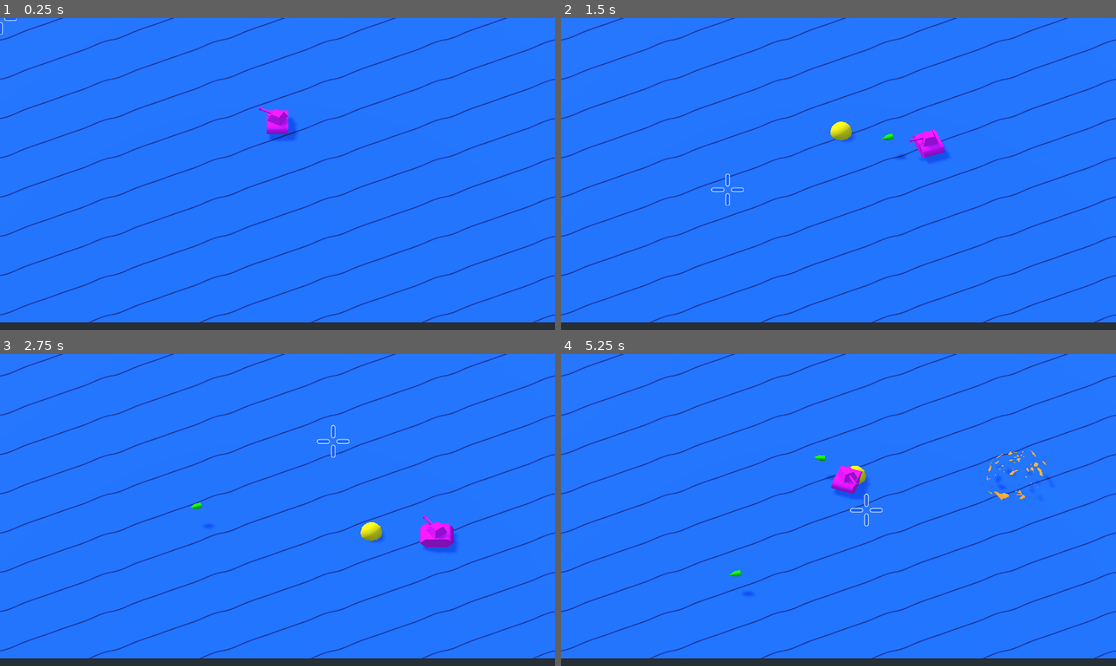
Above: before the commit, frames 1-4 (two rows, left to right).
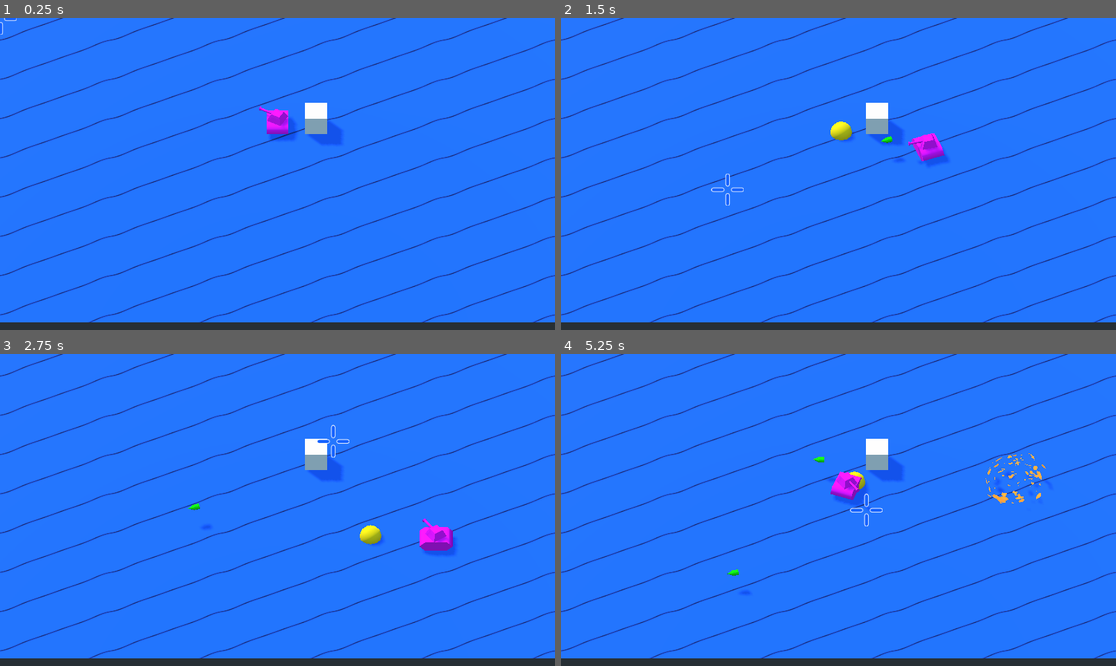
Above: after the commit, the same moments.

Repository: Hasnep/combatanks
Game: Godot game, scene res://World.tscn
Two runs of this game, one before a commit and one after it. Both use one fixed random seed, a clock stepped at 60 frames per second and the inputs below.
Inputs (mouse positions are in pixels of both pictures, inside the frame that each line leads up to):
- Up to frame 1 (0.25 s): no input
- Up to frame 2 (1.5 s): tap Enter at 0.5 s; move the mouse to (960, 158) at 0.52 s; hold Right (move_right) 0.53-1.28 s; right-click (960, 158) at 0.6 s; move the mouse to (727, 189) at 1.27 s; hold Down (move_down) from 1.28 s (still down); click (727, 189) at 1.35 s
- Up to frame 3 (2.75 s): move the mouse to (333, 441) at 2.02 s; release Down (move_down) at 2.03 s; hold Right (move_right) from 2.03 s (still down); right-click (333, 441) at 2.1 s
- Up to frame 4 (5.25 s): move the mouse to (810, 572) at 2.77 s; release Right (move_right) at 2.78 s; hold Up (move_up) 2.78-3.53 s; click (810, 572) at 2.85 s; move the mouse to (1005, 556) at 3.52 s; hold Left (move_left) 3.53-5.03 s; right-click (1005, 556) at 3.6 s; move the mouse to (672, 463) at 4.27 s; click (672, 463) at 4.35 s; move the mouse to (866, 510) at 5.02 s; hold Down (move_down) from 5.03 s (still down); right-click (866, 510) at 5.1 s

The runs differ from the first frame. In frame 1, 0.6% of the frame differs, in the area x 54-62%, y 27-41%; in frame 2, 1.0%; in frame 3, 1.1%; in frame 4, 1.6%, in the area x 29-88%, y 27-72%.

Commit message:
Add simple wall node

Diff:
--- /dev/null
+++ b/Walls/Wall.tscn
@@ -0,0 +1,14 @@
+[gd_scene load_steps=3 format=2]
+
+[ext_resource path="res://Walls/WallModel.tres" type="CubeMesh" id=1]
+
+[sub_resource type="BoxShape" id=1]
+
+[node name="Wall" type="StaticBody"]
+
+[node name="WallModel" type="MeshInstance" parent="."]
+mesh = ExtResource( 1 )
+material/0 = null
+
+[node name="WallHitbox" type="CollisionShape" parent="."]
+shape = SubResource( 1 )
--- /dev/null
+++ b/Walls/WallModel.tres
@@ -0,0 +1,3 @@
+[gd_resource type="CubeMesh" format=2]
+
+[resource]
--- a/World.tscn
+++ b/World.tscn
@@ -1,9 +1,10 @@
-[gd_scene load_steps=5 format=2]
+[gd_scene load_steps=6 format=2]
 
 [ext_resource path="res://Tank/Tank.tscn" type="PackedScene" id=1]
 [ext_resource path="res://Camera/Camera.tscn" type="PackedScene" id=2]
 [ext_resource path="res://Floor/Floor.tscn" type="PackedScene" id=3]
 [ext_resource path="res://Global.gd" type="Script" id=4]
+[ext_resource path="res://Walls/Wall.tscn" type="PackedScene" id=5]
 
 [node name="World" type="Spatial"]
 
@@ -27,3 +28,8 @@
 
 [node name="Global" type="Node" parent="."]
 script = ExtResource( 4 )
+
+[node name="Walls" type="Node" parent="."]
+
+[node name="Wall" parent="Walls" instance=ExtResource( 5 )]
+transform = Transform( 1, 0, 0, 0, 1, 0, 0, 0, 1, 3.47521, 1, 0 )
